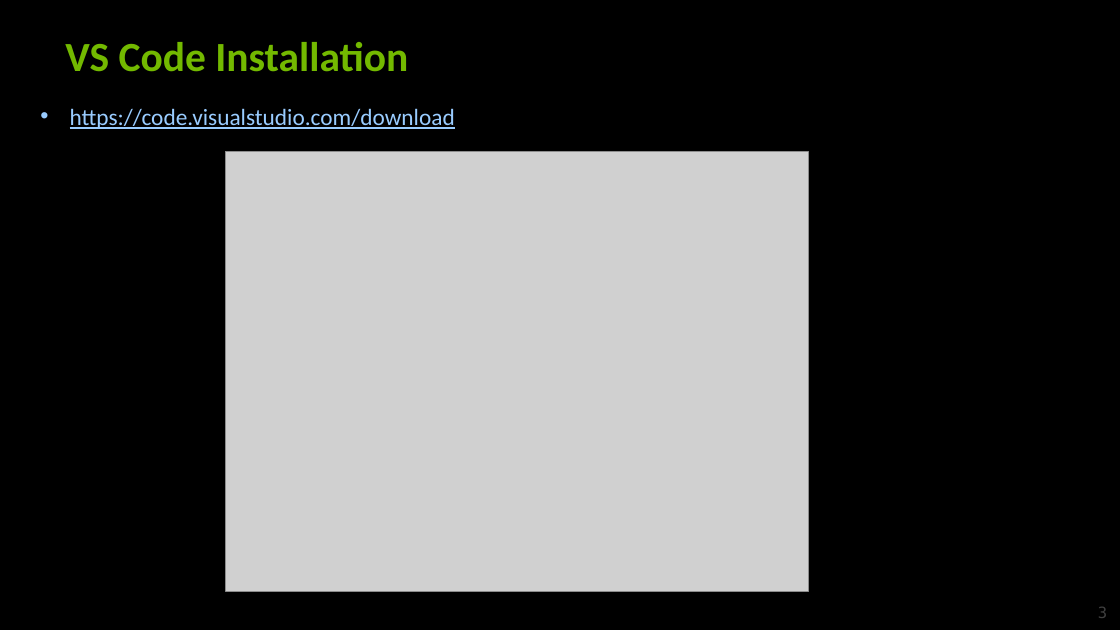
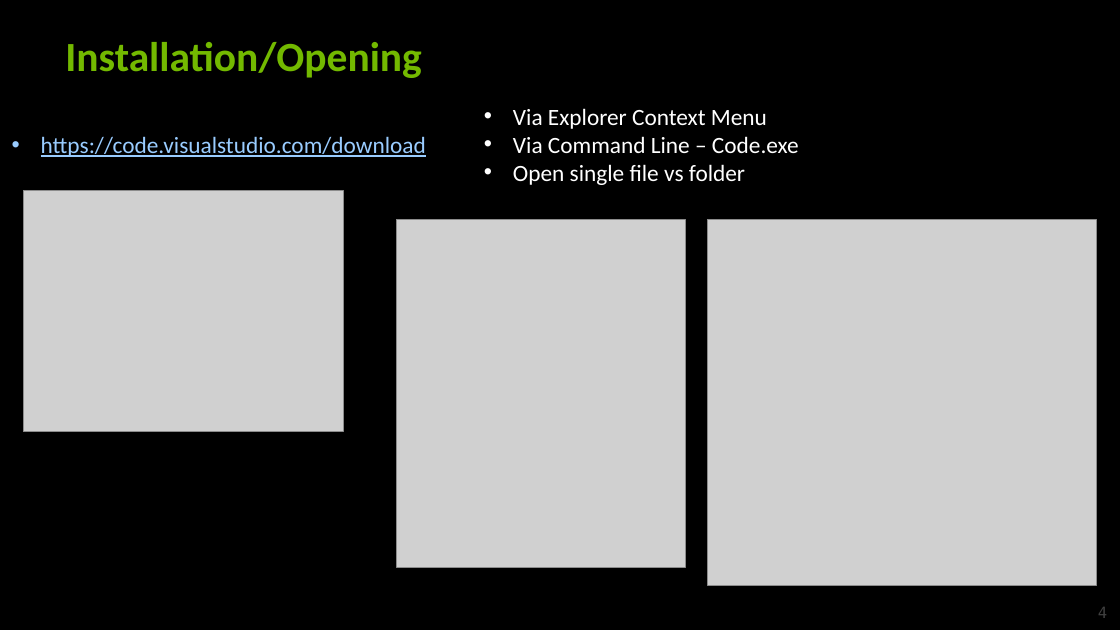
Before and after one commit to vineelkovvuri/edgroom-gvpcoe-sessions-2024, a slide deck: slide 4 of VSCode/VSCode - Take2.pptx (slide 3 before the commit). Drawn at 1120x630 pixels with LibreOffice and Linux fonts; fonts in the diff are those of the drawing; grey boxes stand for pictures; background and template pictures are left out. Boxes give left, top, right and bottom in pixels: in the first picture for what was removed or moved away, otherwise in the second. Text is boxed around its words. In the diff, an @@ line names an element or a change of style, - is before the commit and + after.

```diff
--- a/VSCode/VSCode - Take2.pptx
+++ b/VSCode/VSCode - Take2.pptx
@@ title at [65, 42, 421, 78]: text changed @@
-VS Code Installation
+Installation/Opening
@@ text added at [513, 108, 799, 185], 18 pt, text #FFFFFF @@
+• Via Explorer Context Menu
+• Via Command Line – Code.exe
+• Open single file vs folder
@@ text "https://code.visualstudio.com/download": place and size @@
-text "https://code.visualstudio.com/download" at [70, 108, 455, 129]
+text "https://code.visualstudio.com/download" at [41, 136, 426, 157]
@@ picture: place and size @@
-picture at [226, 151, 808, 591]
+picture at [23, 190, 343, 431]
@@ picture added at [397, 219, 685, 567] @@
@@ picture added at [707, 219, 1097, 585] @@
@@ page number at [1098, 607, 1107, 618]: text changed @@
-3
+4
```
Also in this commit, not shown: 7 other slides changed, 1 slide added, 2 slides removed, 27 other files.
